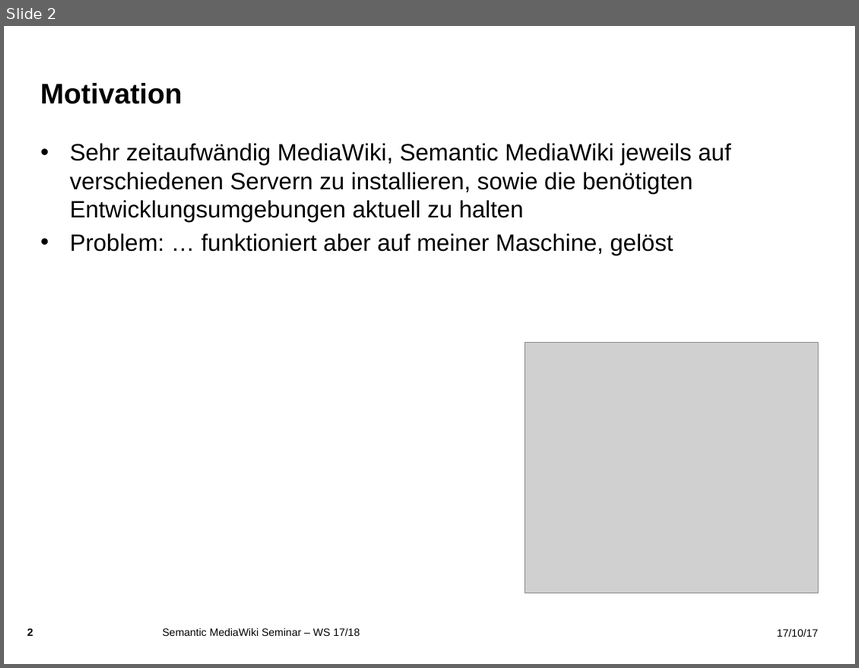
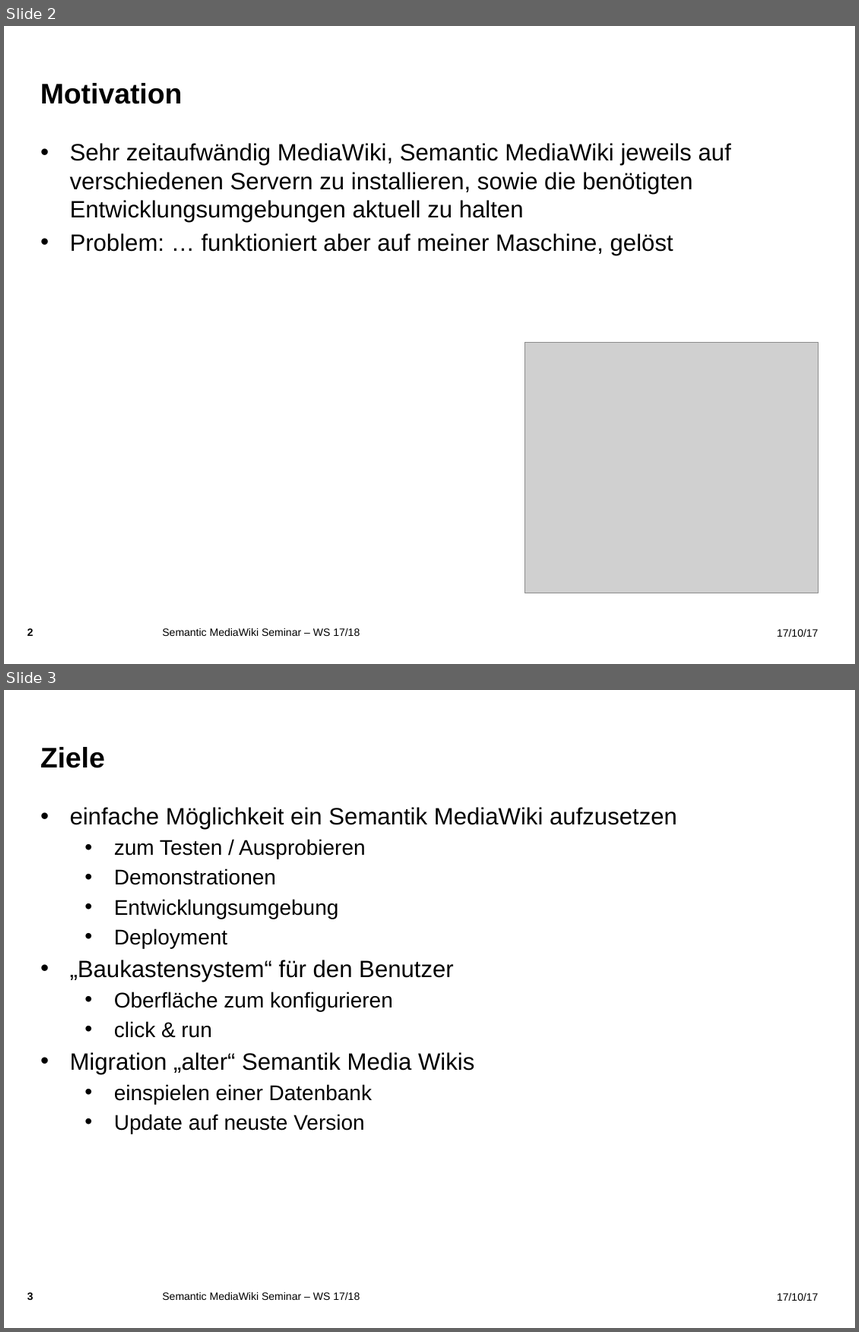
Before and after one commit to RaphaelManke/smw-docker, a slide deck: Zwischenpräsentation.pptx. Shown one above the other, each under a label of ours: slide 2 before the commit, slides 2 and 3 after it. The pictures are 859x668 and 859x1332 pixels, drawn with LibreOffice and Linux fonts; fonts in the diff are those of the drawing; grey boxes stand for pictures; background and template pictures are left out. Boxes give left, top, right and bottom in pixels: in the first picture for what was removed or moved away, otherwise in the second. Text is boxed around its words. In the diff, an @@ line names an element or a change of style, - is before the commit and + after.

```diff
--- a/Zwischenpräsentation.pptx
+++ b/Zwischenpräsentation.pptx
@@ slide 3 added at bbox=[4, 690, 855, 1328], background picture (left out); not listed: 2 template elements that a slide beside it also shows @@
@@ title added at bbox=[40, 747, 105, 768], 24 pt, text #000000, bold @@
+Ziele
@@ text added at bbox=[70, 807, 677, 1134], 18 pt, text #000000 @@
+• einfache Möglichkeit ein Semantik MediaWiki aufzusetzen
+  • zum Testen / Ausprobieren
+  • Demonstrationen
+  • Entwicklungsumgebung
+  • Deployment
+• „Baukastensystem“ für den Benutzer
+  • Oberfläche zum konfigurieren
+  • click & run
+• Migration „alter“ Semantik Media Wikis
+  • einspielen einer Datenbank
+  • Update auf neuste Version
@@ text added at bbox=[162, 1293, 360, 1300], 9 pt, text #000000 @@
+Semantic MediaWiki Seminar – WS 17/18
```
Also in this commit, not shown: 2 slides changed, 5 other slides added.
